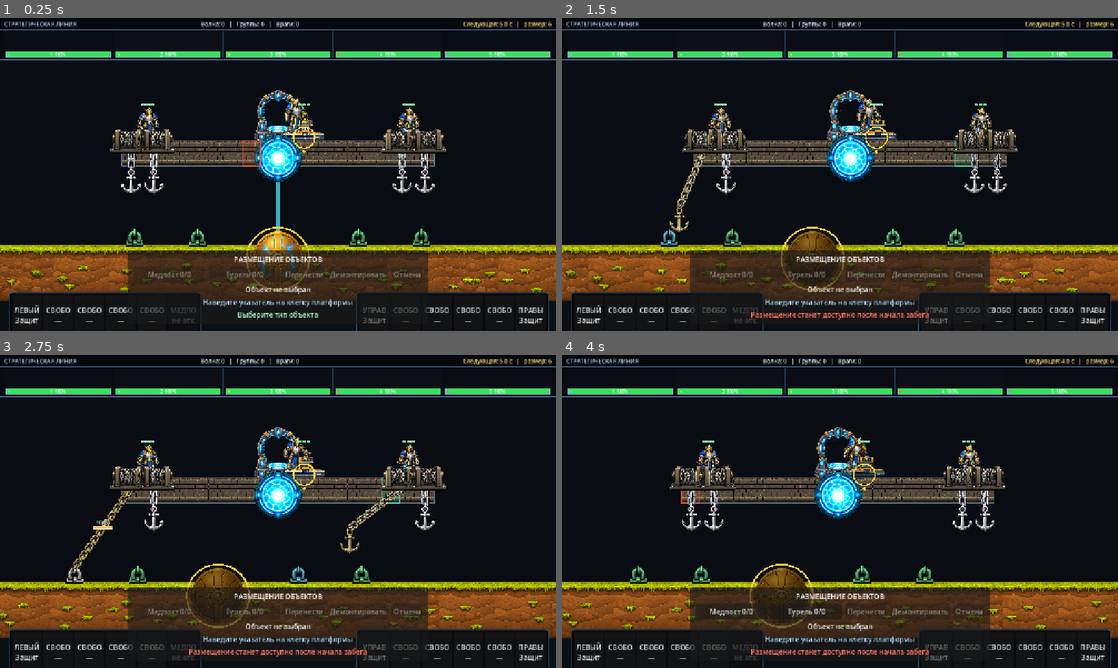
Above: before the commit, frames 1-4 (two rows, left to right).
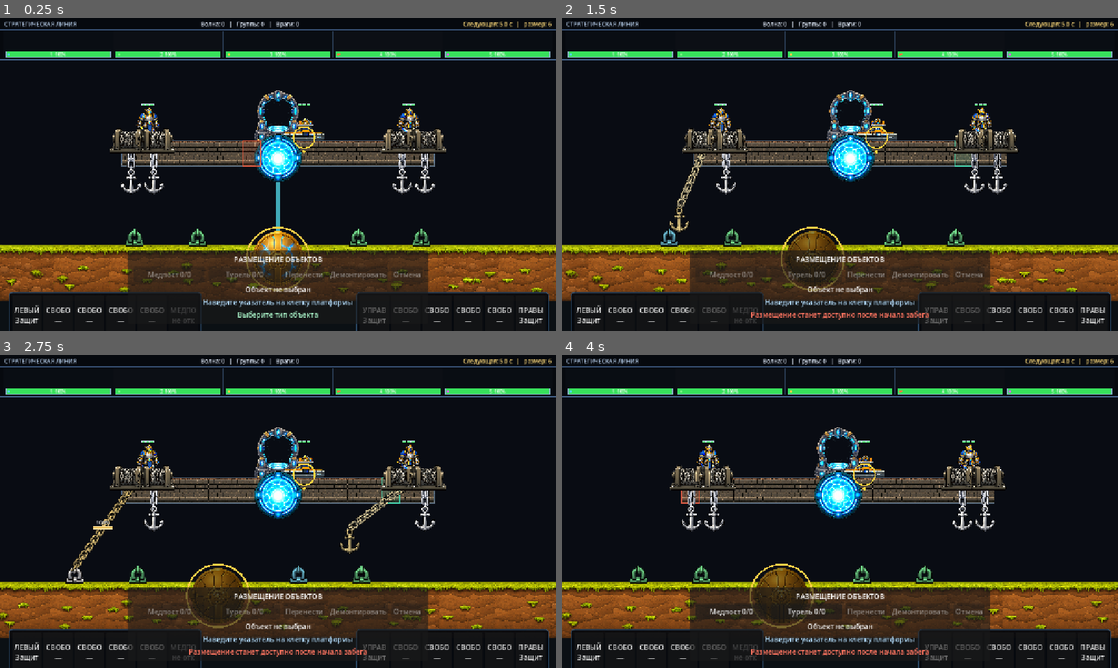
Above: after the commit, the same moments.

Repository: bageus/GloryProtect
Game: Godot game, scene res://scenes/game/game_root_with_flyers.tscn
Two runs of this game, one before a commit and one after it. Both use one fixed random seed, a clock stepped at 60 frames per second and the inputs below.
Inputs (mouse positions are in pixels of both pictures, inside the frame that each line leads up to):
- Up to frame 1 (0.25 s): no input
- Up to frame 2 (1.5 s): tap Enter (ui_accept) at 0.5, 0.77 s; move the mouse to (962, 158) at 0.52 s; hold Right (ui_right) 0.53-1.25 s; tap 1 at 0.6 s; click (962, 158) at 0.67 s; drag from (728, 190) to (812, 237) at 1.27 s
- Up to frame 3 (2.75 s): move the mouse to (333, 442) at 2.02 s; hold Right (ui_right) from 2.03 s (still down); tap 3 at 2.1 s
- Up to frame 4 (4 s): release Right (ui_right) at 2.75 s; drag from (812, 574) to (673, 464) at 2.77 s; move the mouse to (1006, 558) at 3.52 s; hold Left (ui_left) from 3.53 s (still down); tap R at 3.6 s; tap Enter (ui_accept) at 3.77 s

The runs differ from the first frame. In frame 1, 0.3% of the frame differs, in the area x 51-59%, y 25-40%; in frame 2, 0.3%; in frame 3, 0.3%; in frame 4, 0.4%, in the area x 50-58%, y 26-40%.

Commit message:
Complete buildable state presentation on current main

Diff:
--- a/scripts/buildables/buildable_grid_visual.gd
+++ b/scripts/buildables/buildable_grid_visual.gd
@@ -5,6 +5,7 @@
 	"res://visual/objects/asset_heal_post_base.png"
 )
 const ALPHA_CROP_THRESHOLD: float = 0.08
+const MEDICAL_FLASH_DURATION: float = 0.4
 
 @export_node_path("PlatformController") var platform_path: NodePath
 @export_node_path("BuildableGrid") var grid_path: NodePath
@@ -14,6 +15,7 @@
 @export_node_path("BuildablePlacementController") var placement_controller_path: NodePath
 @export_node_path("TurretSystem") var turret_system_path: NodePath = NodePath("../../TurretSystem")
 @export_node_path("BoardingEnemyRegistry") var enemy_registry_path: NodePath = NodePath("../../BoardingEnemyRegistry")
+@export_node_path("MedicalStationSystem") var medical_system_path: NodePath = NodePath("../../MedicalStationSystem")
 @export var balance: BuildableBalance
 @export_range(0.05, 0.5, 0.01) var medical_post_scale: float = 0.24
 @export var medical_post_surface_offset: Vector2 = Vector2.ZERO
@@ -30,8 +32,14 @@
 ) as BuildablePlacementController
 @onready var _turrets: TurretSystem = get_node(turret_system_path)
 @onready var _enemies: BoardingEnemyRegistry = get_node(enemy_registry_path)
+@onready var _medical: MedicalStationSystem = get_node(medical_system_path)
 
 var _medical_source_rect: Rect2
+var _medical_cycle_active: bool = false
+var _medical_cycle_remaining: float = 0.0
+var _medical_cycle_total: float = 0.0
+var _medical_flash_remaining: float = 0.0
+var _visual_elapsed: float = 0.0
 
 
 func _ready() -> void:
@@ -43,6 +51,10 @@
 	_grid.grid_reset.connect(_on_grid_reset)
 	_inventory.buildable_unlocked.connect(_on_inventory_changed)
 	_inventory.inventory_reset.connect(_on_grid_reset)
+	_medical.healing_started.connect(_on_healing_started)
+	_medical.healing_progress.connect(_on_healing_progress)
+	_medical.segment_restored.connect(_on_segment_restored)
+	_medical.healing_stopped.connect(_on_healing_stopped)
 	if _placement != null:
 		_placement.mode_changed.connect(_on_placement_changed)
 		_placement.hovered_cell_changed.connect(_on_selected_cell_changed)
@@ -51,6 +63,21 @@
 		_debug_input.selected_cell_changed.connect(_on_selected_cell_changed)
 	_create_turret_visual()
 	queue_redraw()
+
+
+func _process(delta: float) -> void:
+	var changed: bool = false
+	if _medical_cycle_active:
+		_visual_elapsed += maxf(0.0, delta)
+		changed = true
+	if _medical_flash_remaining > 0.0:
+		_medical_flash_remaining = maxf(
+			0.0,
+			_medical_flash_remaining - maxf(0.0, delta)
+		)
+		changed = true
+	if changed:
+		queue_redraw()
 
 
 func _draw() -> void:
@@ -65,6 +92,24 @@
 				_placement != null
 				and snapshot.buildable_id == _placement.get_selected_buildable_id()
 			)
+
+
+func is_medical_cycle_visual_active() -> bool:
+	return _medical_cycle_active
+
+
+func get_medical_cycle_progress() -> float:
+	if not _medical_cycle_active or _medical_cycle_total <= 0.0:
+		return 0.0
+	return clampf(
+		1.0 - _medical_cycle_remaining / _medical_cycle_total,
+		0.0,
+		1.0
+	)
+
+
+func get_medical_flash_remaining() -> float:
+	return _medical_flash_remaining
 
 
 func _create_turret_visual() -> void:
@@ -132,13 +177,58 @@
 		bottom_center - Vector2(asset_size.x * 0.5, asset_size.y),
 		asset_size
 	)
+	if _medical_cycle_active:
+		_draw_medical_active_glow(rect)
 	draw_texture_rect_region(
 		MEDICAL_POST_TEXTURE,
 		rect,
 		_medical_source_rect
 	)
+	_draw_medical_status(rect)
+	if _medical_flash_remaining > 0.0:
+		var flash_ratio := clampf(
+			_medical_flash_remaining / MEDICAL_FLASH_DURATION,
+			0.0,
+			1.0
+		)
+		draw_rect(
+			rect.grow(5.0 + flash_ratio * 5.0),
+			Color(0.7, 1.0, 0.82, flash_ratio),
+			false,
+			2.0 + flash_ratio * 2.0
+		)
 	if selected:
 		draw_rect(rect.grow(4.0), Color(1.0, 0.84, 0.3), false, 3.0)
+
+
+func _draw_medical_active_glow(rect: Rect2) -> void:
+	var pulse := 0.5 + 0.5 * sin(_visual_elapsed * 6.0)
+	var center := rect.get_center() + Vector2(0.0, rect.size.y * 0.08)
+	draw_circle(
+		center,
+		maxf(rect.size.x, rect.size.y) * (0.42 + pulse * 0.04),
+		Color(0.28, 1.0, 0.62, 0.08 + pulse * 0.1)
+	)
+
+
+func _draw_medical_status(rect: Rect2) -> void:
+	var center := rect.position + Vector2(rect.size.x * 0.5, 10.0)
+	var indicator := Color(0.45, 0.55, 0.58, 0.9)
+	if _medical_cycle_active:
+		indicator = Color(0.28, 1.0, 0.62, 1.0)
+	draw_circle(center, 4.0, indicator)
+	if not _medical_cycle_active:
+		return
+	var progress := get_medical_cycle_progress()
+	draw_arc(
+		center,
+		9.0,
+		-PI * 0.5,
+		-PI * 0.5 + TAU * progress,
+		24,
+		Color(0.72, 1.0, 0.84, 1.0),
+		2.5
+	)
 
 
 func _get_alpha_bounds(texture: Texture2D) -> Rect2:
@@ -168,6 +258,51 @@
 	)
 
 
+func _reset_medical_visual_state() -> void:
+	_medical_cycle_active = false
+	_medical_cycle_remaining = 0.0
+	_medical_cycle_total = 0.0
+	_medical_flash_remaining = 0.0
+	_visual_elapsed = 0.0
+
+
+func _on_healing_started(_medic_id: int, _target_id: int) -> void:
+	_medical_cycle_active = true
+	_medical_cycle_remaining = 0.0
+	_medical_cycle_total = 0.0
+	_visual_elapsed = 0.0
+	queue_redraw()
+
+
+func _on_healing_progress(
+	_medic_id: int,
+	_target_id: int,
+	remaining: float
+) -> void:
+	var safe_remaining := maxf(0.0, remaining)
+	_medical_cycle_active = true
+	if _medical_cycle_total <= 0.0 or safe_remaining > _medical_cycle_total:
+		_medical_cycle_total = maxf(0.01, safe_remaining)
+	_medical_cycle_remaining = safe_remaining
+	queue_redraw()
+
+
+func _on_segment_restored(
+	_medic_id: int,
+	_target_id: int,
+	_amount: int
+) -> void:
+	_medical_flash_remaining = MEDICAL_FLASH_DURATION
+	queue_redraw()
+
+
+func _on_healing_stopped(_medic_id: int, _target_id: int) -> void:
+	_medical_cycle_active = false
+	_medical_cycle_remaining = 0.0
+	_medical_cycle_total = 0.0
+	queue_redraw()
+
+
 func _on_visual_changed(_a: int, _b: int, _c: int) -> void:
 	queue_redraw()
 
@@ -189,4 +324,5 @@
 
 
 func _on_grid_reset() -> void:
-	queue_redraw()
+	_reset_medical_visual_state()
+	queue_redraw()
--- a/scripts/platform/platform_visual_controller.gd
+++ b/scripts/platform/platform_visual_controller.gd
@@ -12,14 +12,8 @@
 const PORTAL_SPAWN2_TEXTURE: Texture2D = preload(
 	"res://visual/objects/portal/overlay_portal_spawn_02.png"
 )
-const CAPTAIN_CENTER_TEXTURE: Texture2D = preload(
-	"res://visual/defenders/captain_platform/asset_captain_center.png"
-)
-const CAPTAIN_LEFT_TEXTURE: Texture2D = preload(
-	"res://visual/defenders/captain_platform/asset_captain_left.png"
-)
-const CAPTAIN_RIGHT_TEXTURE: Texture2D = preload(
-	"res://visual/defenders/captain_platform/asset_captain_right.png"
+const CAPTAIN_POST_TEXTURE_PATH := (
+	"res://visual/objects/asset_captain_post_base.png"
 )
 
 enum PortalState {
@@ -63,9 +57,8 @@
 var _portal_source_rect: Rect2
 var _portal_spawn1_source_rect: Rect2
 var _portal_spawn2_source_rect: Rect2
-var _captain_center_source_rect: Rect2
-var _captain_left_source_rect: Rect2
-var _captain_right_source_rect: Rect2
+var _captain_post_texture: Texture2D
+var _captain_post_source_rect: Rect2
 var _portal_state: PortalState = PortalState.IDLE
 var _portal_state_elapsed: float = 0.0
 var _portal_active_defender_id: int = -1
@@ -91,18 +84,12 @@
 		PORTAL_SPAWN2_TEXTURE,
 		alpha_crop_threshold
 	)
-	_captain_center_source_rect = TextureRegionLayout.get_alpha_bounds(
-		CAPTAIN_CENTER_TEXTURE,
-		alpha_crop_threshold
-	)
-	_captain_left_source_rect = TextureRegionLayout.get_alpha_bounds(
-		CAPTAIN_LEFT_TEXTURE,
-		alpha_crop_threshold
-	)
-	_captain_right_source_rect = TextureRegionLayout.get_alpha_bounds(
-		CAPTAIN_RIGHT_TEXTURE,
-		alpha_crop_threshold
-	)
+	_captain_post_texture = load(CAPTAIN_POST_TEXTURE_PATH) as Texture2D
+	if _captain_post_texture != null:
+		_captain_post_source_rect = TextureRegionLayout.get_alpha_bounds(
+			_captain_post_texture,
+			alpha_crop_threshold
+		)
 	var scene_root: Node = get_tree().current_scene
 	if scene_root != null:
 		_game_flow = scene_root.get_node_or_null(
@@ -223,18 +210,9 @@
 
 
 func _draw_driver_console() -> void:
-	if not _steering_input.driver_available:
-		return
-	var texture: Texture2D = CAPTAIN_CENTER_TEXTURE
-	var source_rect: Rect2 = _captain_center_source_rect
-	var steering_axis: float = _steering_input.get_steering_axis()
-	if steering_axis < -0.01:
-		texture = CAPTAIN_LEFT_TEXTURE
-		source_rect = _captain_left_source_rect
-	elif steering_axis > 0.01:
-		texture = CAPTAIN_RIGHT_TEXTURE
-		source_rect = _captain_right_source_rect
-	var post_size: Vector2 = source_rect.size * object_asset_scale
+	if _captain_post_texture == null:
+		return
+	var post_size: Vector2 = _captain_post_source_rect.size * object_asset_scale
 	var platform_top: float = -balance.platform_height * 0.5
 	var post_bottom := Vector2(
 		driver_console_surface_offset.x,
@@ -244,7 +222,15 @@
 		post_bottom - Vector2(post_size.x * 0.5, post_size.y),
 		post_size
 	)
-	draw_texture_rect_region(texture, post_rect, source_rect)
+	var post_tint := Color.WHITE
+	if not _steering_input.driver_available:
+		post_tint = Color(0.55, 0.58, 0.62, 1.0)
+	draw_texture_rect_region(
+		_captain_post_texture,
+		post_rect,
+		_captain_post_source_rect,
+		post_tint
+	)
 
 
 func _update_portal(delta: float) -> void:
--- /dev/null
+++ b/tests/integration/buildable_state_presentation_scenarios.gd
@@ -0,0 +1,50 @@
+extends SceneTree
+
+const GAME_SCENE := preload("res://scenes/game/game_root_with_flyers.tscn")
+
+
+func _init() -> void:
+	call_deferred("_run_scenario")
+
+
+func _run_scenario() -> void:
+	var game: Node2D = GAME_SCENE.instantiate() as Node2D
+	root.add_child(game)
+	await process_frame
+	await process_frame
+
+	var visual: BuildableGridVisual = game.get_node(
+		"World/Platform/BuildableGridVisual"
+	)
+	var medical: MedicalStationSystem = game.get_node(
+		"World/MedicalStationSystem"
+	)
+	assert(not visual.is_medical_cycle_visual_active())
+	assert(is_zero_approx(visual.get_medical_cycle_progress()))
+
+	medical.healing_started.emit(0, 1)
+	medical.healing_progress.emit(0, 1, 4.0)
+	assert(visual.is_medical_cycle_visual_active())
+	assert(is_zero_approx(visual.get_medical_cycle_progress()))
+
+	medical.healing_progress.emit(0, 1, 2.0)
+	assert(is_equal_approx(visual.get_medical_cycle_progress(), 0.5))
+
+	medical.segment_restored.emit(0, 1, 1)
+	medical.healing_stopped.emit(0, 1)
+	assert(not visual.is_medical_cycle_visual_active())
+	var flash_before_pause := visual.get_medical_flash_remaining()
+	assert(flash_before_pause > 0.0)
+
+	paused = true
+	await create_timer(0.1, true).timeout
+	assert(is_equal_approx(
+		visual.get_medical_flash_remaining(),
+		flash_before_pause
+	))
+	paused = false
+	visual._process(0.05)
+	assert(visual.get_medical_flash_remaining() < flash_before_pause)
+
+	print("Buildable state presentation scenarios passed")
+	quit()
Binary file added: visual/defenders/ChatGPT Image Jun 24, 2026, 12_14_07 AM.png
Not shown, added: visual/defenders/ChatGPT Image Jun 24, 2026, 12_14_07 AM.png.import
Binary file added: visual/defenders/ChatGPT Image Jun 24, 2026, 12_28_49 AM.png
Not shown, added: visual/defenders/ChatGPT Image Jun 24, 2026, 12_28_49 AM.png.import
Binary file added: visual/defenders/ChatGPT Image Jun 24, 2026, 12_29_17 AM.png
Not shown, added: visual/defenders/ChatGPT Image Jun 24, 2026, 12_29_17 AM.png.import
Not shown, added: docs/architecture/buildable_state_presentation.md
